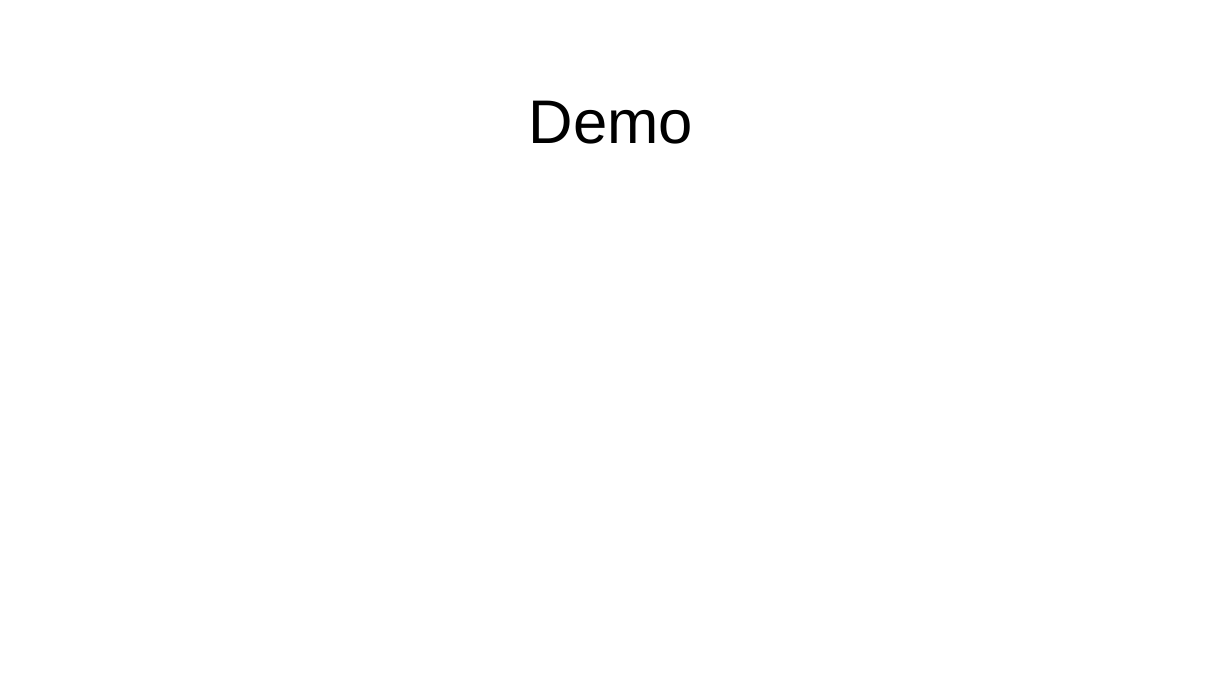
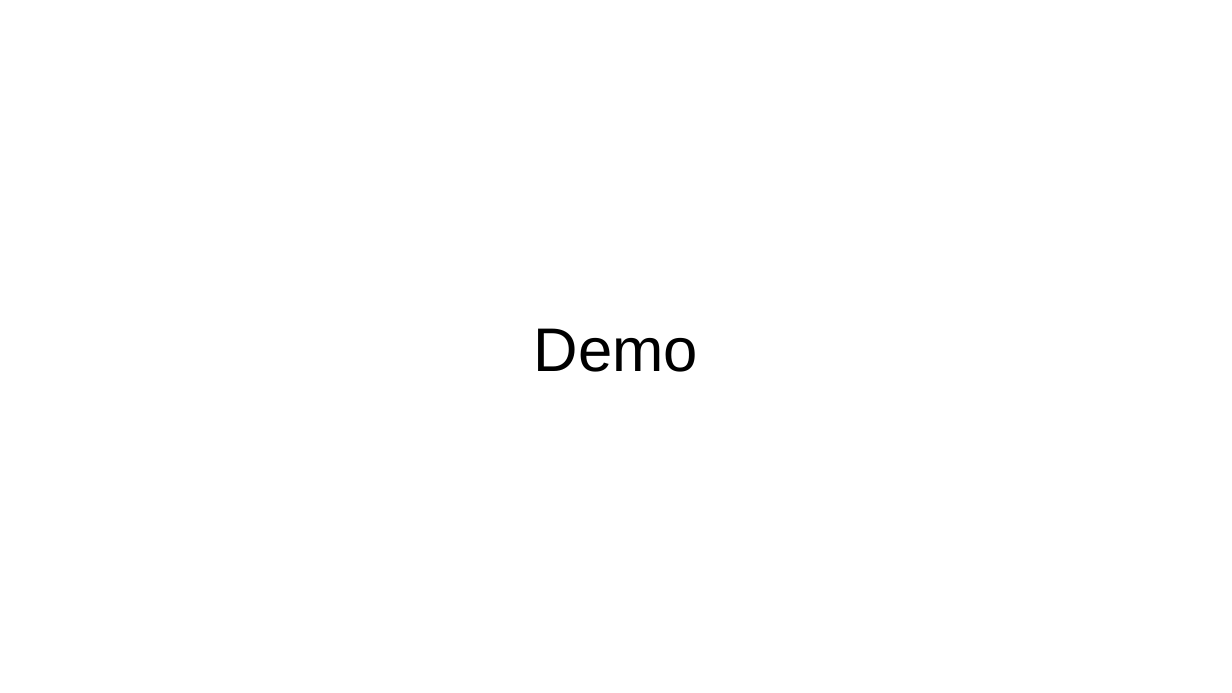
Before and after one commit to clintsrc/nerd-trivia, a slide deck: slide 6 of assets/slides/Project Presentation.pptx. Drawn at 1232x693 pixels with LibreOffice and Linux fonts; fonts in the diff are those of the drawing. Boxes give left, top, right and bottom in pixels: in the first picture for what was removed or moved away, otherwise in the second. Text is boxed around its words. In the diff, an @@ line names an element or a change of style, - is before the commit and + after.

```diff
--- a/assets/slides/Project Presentation.pptx
+++ b/assets/slides/Project Presentation.pptx
@@ title "Demo": place and size @@
-title "Demo" at [529, 100, 693, 144]
+title "Demo" at [534, 328, 698, 372]
```
Also in this commit, not shown: 4 other slides changed.
